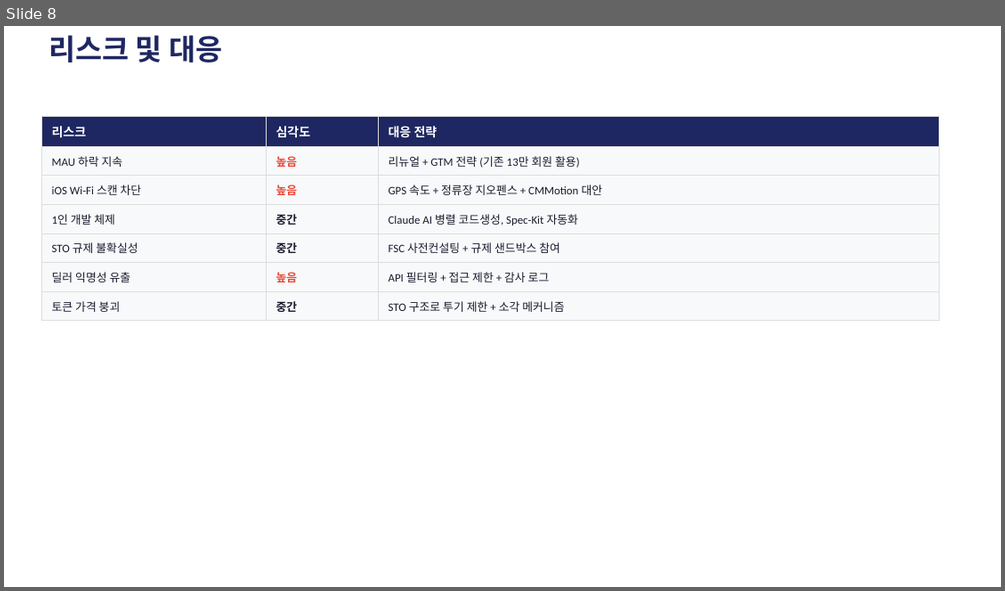
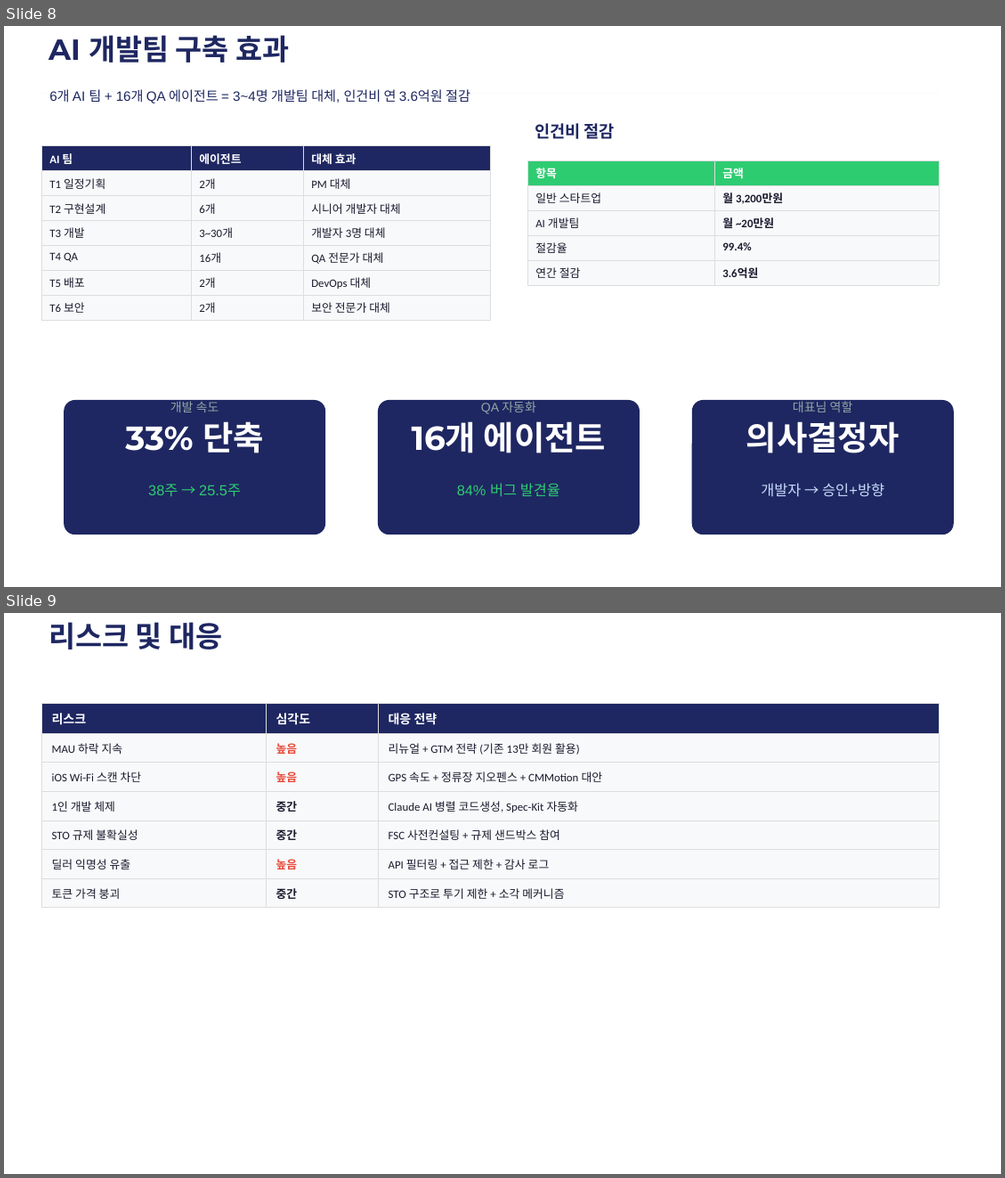
Before and after one commit to goldencircle1109/app-renewal, a slide deck: docs/shareholder/WB_App_Renewal_Shareholder_Report_2026.pptx. Shown one above the other, each under a label of ours: slide 8 before the commit, slides 8 and 9 after it. The pictures are 1005x591 and 1005x1178 pixels, drawn with LibreOffice and Linux fonts; fonts in the diff are those of the drawing. Boxes give left, top, right and bottom in pixels: in the first picture for what was removed or moved away, otherwise in the second. Text is boxed around its words. In the diff, an @@ line names an element or a change of style, - is before the commit and + after.

```diff
--- a/docs/shareholder/WB_App_Renewal_Shareholder_Report_2026.pptx
+++ b/docs/shareholder/WB_App_Renewal_Shareholder_Report_2026.pptx
@@ slide 8 added at [4, 26, 1001, 587], background #FFFFFF @@
@@ text added at [48, 35, 289, 62], 28 pt, text #1E2761, bold @@
+AI 개발팀 구축 효과
@@ text added at [49, 89, 470, 103], 13 pt, text #1E2761 @@
+6개 AI 팀 + 16개 QA 에이전트 = 3~4명 개발팀 대체, 인건비 연 3.6억원 절감
@@ text added at [534, 123, 615, 139], 16 pt, text #1E2761, bold @@
+인건비 절감
@@ table added at [41, 145, 490, 316], 7 rows, 3 columns @@
+AI 팀 | 에이전트 | 대체 효과
+T1 일정기획 | 2개 | PM 대체
+T2 구현설계 | 6개 | 시니어 개발자 대체
+T3 개발 | 3~30개 | 개발자 3명 대체
+T4 QA | 16개 | QA 전문가 대체
+T5 배포 | 2개 | DevOps 대체
+T6 보안 | 2개 | 보안 전문가 대체
@@ table added at [527, 160, 938, 281], 5 rows, 2 columns @@
+항목 | 금액
+일반 스타트업 | 월 3,200만원
+AI 개발팀 | 월 ~20만원
+절감율 | 99.4%
+연간 절감 | 3.6억원
@@ rounded rectangle added at [64, 400, 325, 534], fill #1E2761 @@
@@ text added at [125, 421, 264, 453], 32 pt, text #FFFFFF, bold @@
+33% 단축
@@ text added at [170, 401, 219, 412], 12 pt, text #95A5A6 @@
+개발 속도
@@ rounded rectangle added at [378, 400, 639, 534], fill #1E2761 @@
@@ text added at [412, 421, 606, 453], 32 pt, text #FFFFFF, bold @@
+16개 에이전트
@@ text added at [481, 401, 536, 414], 12 pt, text #95A5A6 @@
+QA 자동화
@@ rounded rectangle added at [692, 400, 954, 534], fill #1E2761 @@
@@ text added at [746, 421, 899, 453], 32 pt, text #FFFFFF, bold @@
+의사결정자
@@ text added at [793, 401, 853, 412], 12 pt, text #95A5A6 @@
+대표님 역할
@@ text added at [148, 483, 241, 497], 14 pt, text #2ECC71 @@
+38주 → 25.5주
@@ text added at [457, 483, 560, 497], 14 pt, text #2ECC71 @@
+84% 버그 발견율
@@ text added at [760, 483, 884, 497], 14 pt, text #CADCFC @@
+개발자 → 승인+방향
@@ what was slide 8 is now slide 9 @@
```
Also in this commit, not shown: 3 other files.
